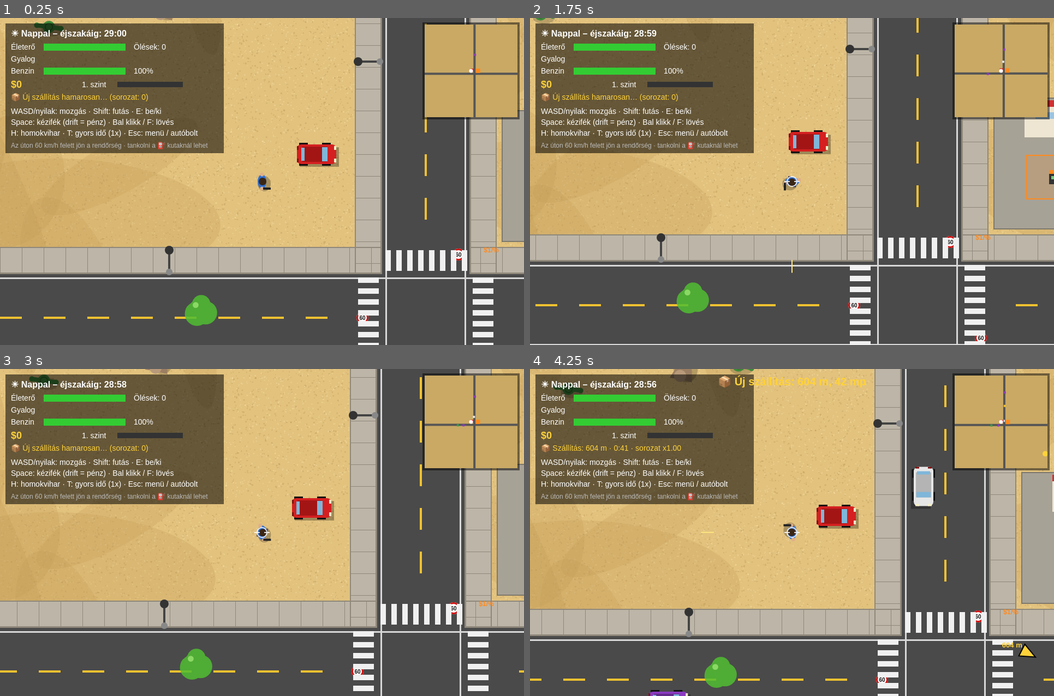
Above: before the commit, frames 1-4 (two rows, left to right).
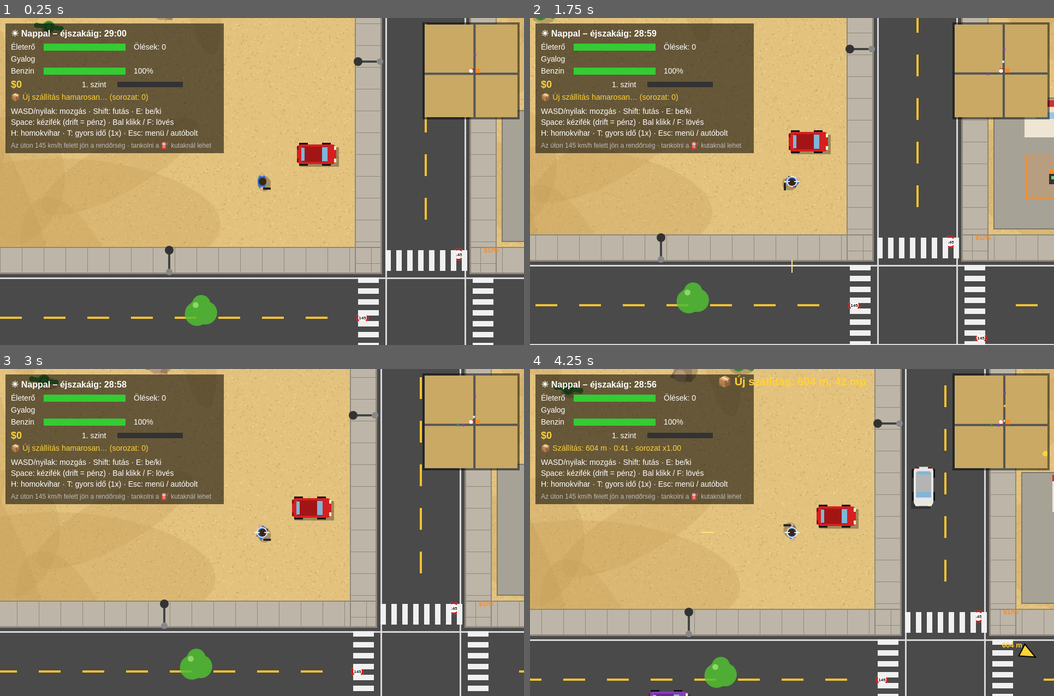
Above: after the commit, the same moments.

Repository: voparin/gta-game
Game: browser game, page index.html
The game is run twice, just before and just after one commit, with the same random seed, the same clock (stepped at 60 frames per second) and the same inputs.
Inputs (mouse positions are in pixels of both pictures, inside the frame that each line leads up to):
- Up to frame 1 (0.25 s): no input
- Up to frame 2 (1.75 s): click (792, 181) at 0.27 s; hold Right 1.03-1.53 s; tap F at 1.1, 1.6 s; hold Down from 1.58 s (still down)
- Up to frame 3 (3 s): release Down at 1.85 s; hold Left 1.9-2.47 s; tap F at 2.1, 2.6 s; hold Up 2.52-2.82 s; hold Right from 2.87 s (still down)
- Up to frame 4 (4.25 s): tap F at 3.1, 3.6, 4.1 s; release Right at 3.53 s; hold Up 3.58-3.82 s; hold Left from 3.87 s (still down)

The runs differ from the first frame. In frame 1, 0.3% of the frame differs, in the area x 6-89%, y 37-93%; in frame 2, 0.3%, in the area x 6-87%, y 37-99%; in frame 3, 0.3%; in frame 4, 0.3%.

Commit message:
A rendőrség csak 145 km/h felett üldöz

Diff:
--- a/game.js
+++ b/game.js
@@ -291,7 +291,7 @@
 const DEFAULT_MODEL = { accel: 420, maxRoad: 620, maxSand: 380, sandDrag: 0.9, fuelUse: 1 };
 const FUEL_PRICE = 1;            // $ / 1% benzin
 const POLICE_MODEL = { name: 'Rendőrautó', color: ['#f4f4f4', '#1d2a4a'], len: 76, wid: 36, accel: 520, maxRoad: 680, maxSand: 450, sandDrag: 0.4 };
-const SPEED_LIMIT = 60;          // km/h – aki ennél gyorsabban megy az úton, azt üldözi a rendőrség
+const SPEED_LIMIT = 145;         // km/h – aki ennél gyorsabban megy az úton, azt üldözi a rendőrség
 const KMH = 4;                   // 1 km/h = 4 px/s (a HUD is így számol)
 
 function loadChoice(key, max) {
@@ -1242,12 +1242,12 @@
   for (const R of vRoads) {
     for (let i = Math.floor(ya / 80) * 80; i < yb; i += 80) if (Math.abs(i - nearestRoad(i)) > EDGE + 10) ctx.fillRect(R - 2, i, 4, 40);
   }
-  // „60” sebességkorlát-táblák a jobb oldali járdán
+  // sebességkorlát-táblák a jobb oldali járdán
   const sign = (x, y) => {
     ctx.fillStyle = '#fff'; ctx.beginPath(); ctx.arc(x, y, 11, 0, Math.PI * 2); ctx.fill();
     ctx.strokeStyle = '#d01010'; ctx.lineWidth = 3; ctx.beginPath(); ctx.arc(x, y, 9.5, 0, Math.PI * 2); ctx.stroke();
-    ctx.fillStyle = '#111'; ctx.font = 'bold 10px sans-serif'; ctx.textAlign = 'center';
-    ctx.fillText(String(SPEED_LIMIT), x, y + 3.5); ctx.textAlign = 'left';
+    ctx.fillStyle = '#111'; ctx.font = `bold ${SPEED_LIMIT > 99 ? 8 : 10}px sans-serif`; ctx.textAlign = 'center';
+    ctx.fillText(String(SPEED_LIMIT), x, y + 3); ctx.textAlign = 'left';
   };
   for (const R of hRoads) for (let i = Math.floor(xa / 1000) * 1000 + 500; i < xb; i += 1000) { sign(i, R + ROAD_W / 2 + 36); sign(i + 60, R - ROAD_W / 2 - 36); }
   for (const R of vRoads) for (let i = Math.floor(ya / 1000) * 1000 + 500; i < yb; i += 1000) { sign(R - ROAD_W / 2 - 36, i); sign(R + ROAD_W / 2 + 36, i + 60); }
